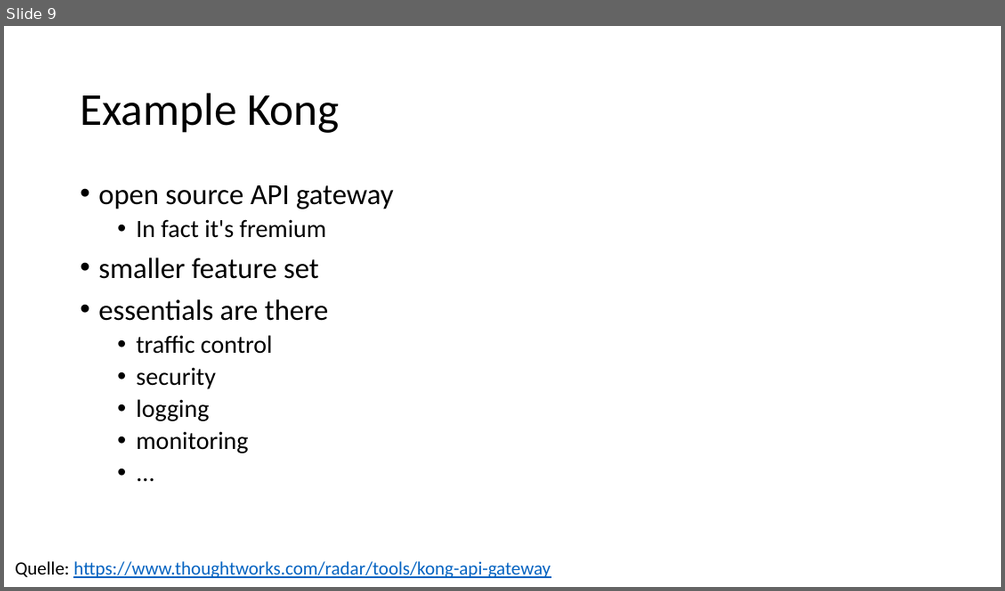
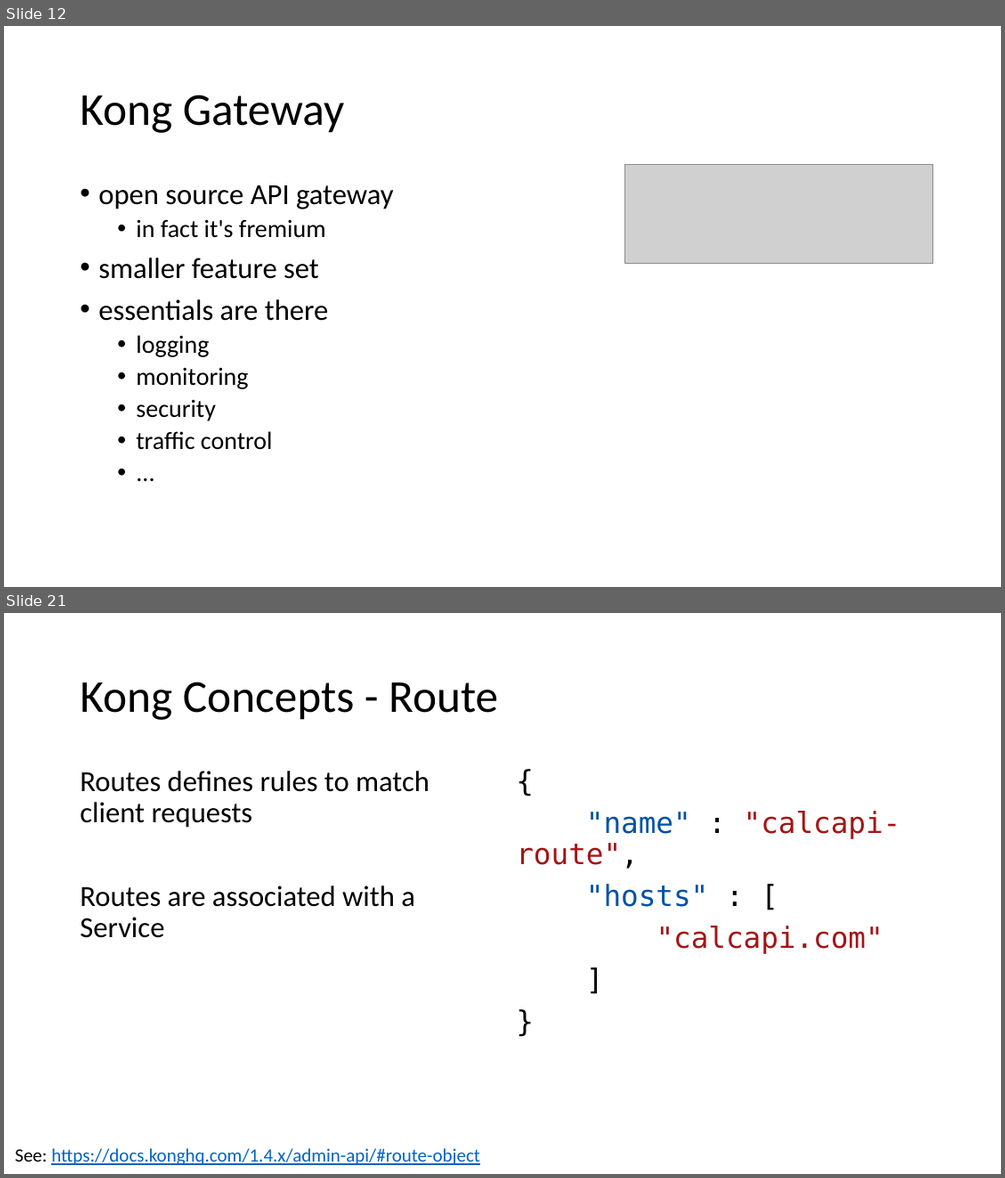
Before and after one commit to danielwagn3r/apimgmt-workshop, a slide deck: API Gateway.pptx. Shown one above the other, each under a label of ours: slide 9 before the commit, slides 12 and 21 after it; the slides between them are not shown. The pictures are 1005x591 and 1005x1178 pixels, drawn with LibreOffice and Linux fonts; fonts in the diff are those of the drawing; grey boxes stand for pictures. Boxes give left, top, right and bottom in pixels: in the first picture for what was removed or moved away, otherwise in the second. Text is boxed around its words. In the diff, an @@ line names an element or a change of style, - is before the commit and + after.

```diff
--- a/API Gateway.pptx
+++ b/API Gateway.pptx
@@ slide 21 added at bbox=[4, 613, 1001, 1174], background #FFFFFF @@
@@ title added at bbox=[80, 682, 498, 720], 44 pt, text #000000 @@
+Kong Concepts - Route
@@ text added at bbox=[80, 771, 429, 938], 28 pt, text #000000 @@
+Routes defines rules to match client requests
+Routes are associated with a Service
@@ text added at bbox=[516, 811, 901, 954], 28 pt, text #A31515 @@
+{
+"name" : "calcapi-route",
+"hosts" : [
+"calcapi.com"
+]
+}
@@ text added at bbox=[15, 1148, 480, 1165], 18 pt, text #0563C1, underline @@
+See: https://docs.konghq.com/1.4.x/admin-api/#route-object
@@ what was slide 9 is now slide 12 @@
@@ slide 12 changed as well @@
@@ title at bbox=[80, 95, 344, 133]: text changed @@
-Example Kong
+Kong Gateway
@@ picture added at bbox=[624, 164, 932, 263] @@
@@ text at bbox=[136, 219, 326, 238]: text changed @@
-  • In fact it's fremium
+  • in fact it's fremium
@@ text at bbox=[136, 335, 273, 389]: paragraphs removed @@
-  • traffic control
-  • security
@@ text at bbox=[136, 399, 273, 450]: paragraphs added @@
+  • security
+  • traffic control
@@ text removed at bbox=[15, 561, 550, 578] @@
-Quelle: https://www.thoughtworks.com/radar/tools/kong-api-gateway
```
Also in this commit, not shown: 7 other slides changed, 21 other slides added, 2 slides removed, 1 other file.
